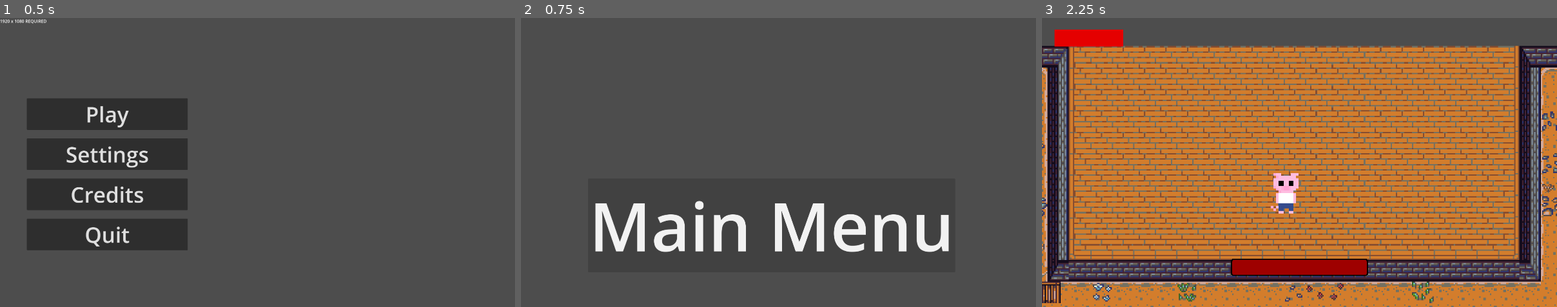
Above: before the commit, frames 1-3 (left to right).
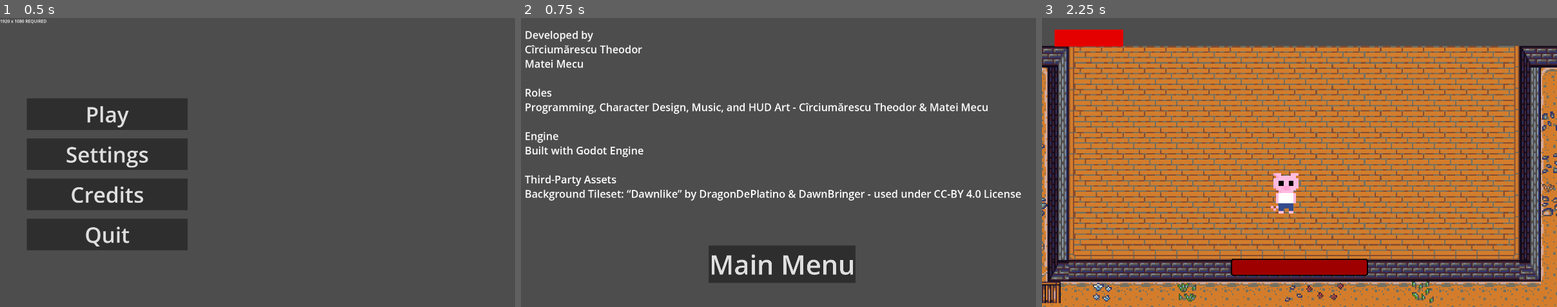
Above: after the commit, the same moments.

Repository: VeryVeryCoolName/atestathorror
Game: Godot game, scene res://Scenes/main_menu.tscn
Two runs of this game, one before a commit and one after it. Both use one fixed random seed, a clock stepped at 60 frames per second and the inputs below. Sound files missing from this copy of the repository are replaced by a short silence.
Inputs:
- Up to frame 1 (0.5 s): no input
- Up to frame 2 (0.75 s): click "Credits" at 0.5 s
- Up to frame 3 (2.25 s): click "Main Menu" at 1.25 s; click "Play" at 2 s

Frame 1 is identical in both runs. In frame 2, 9.7% of the frame differs, in the area x 0-98%, y 4-92%; in frame 3, nothing differs.

Commit message:
Update credits.tscn

Diff:
--- a/Scenes/credits.tscn
+++ b/Scenes/credits.tscn
@@ -13,11 +13,33 @@
 
 [node name="MainMenu" type="Button" parent="."]
 layout_mode = 0
-offset_left = 250.0
-offset_top = 600.0
-offset_right = 1619.0
-offset_bottom = 950.0
+offset_left = 700.0
+offset_top = 850.0
+offset_right = 2069.0
+offset_bottom = 1200.0
+scale = Vector2(0.4, 0.4)
 theme_override_font_sizes/font_size = 250
 text = "Main Menu"
 
+[node name="RichTextLabel" type="RichTextLabel" parent="."]
+layout_mode = 0
+offset_left = 14.0
+offset_top = 36.0
+offset_right = 1916.0
+offset_bottom = 741.0
+theme_override_font_sizes/normal_font_size = 39
+theme_override_font_sizes/bold_font_size = 30
+text = "Developed by
+Cîrciumărescu Theodor
+Matei Mecu
+
+Roles
+Programming, Character Design, Music, and HUD Art - Cîrciumărescu Theodor & Matei Mecu
+
+Engine
+Built with Godot Engine
+
+Third-Party Assets
+Background Tileset: “Dawnlike” by DragonDePlatino & DawnBringer - used under CC-BY 4.0 License"
+
 [connection signal="pressed" from="MainMenu" to="." method="_on_main_menu_pressed"]
